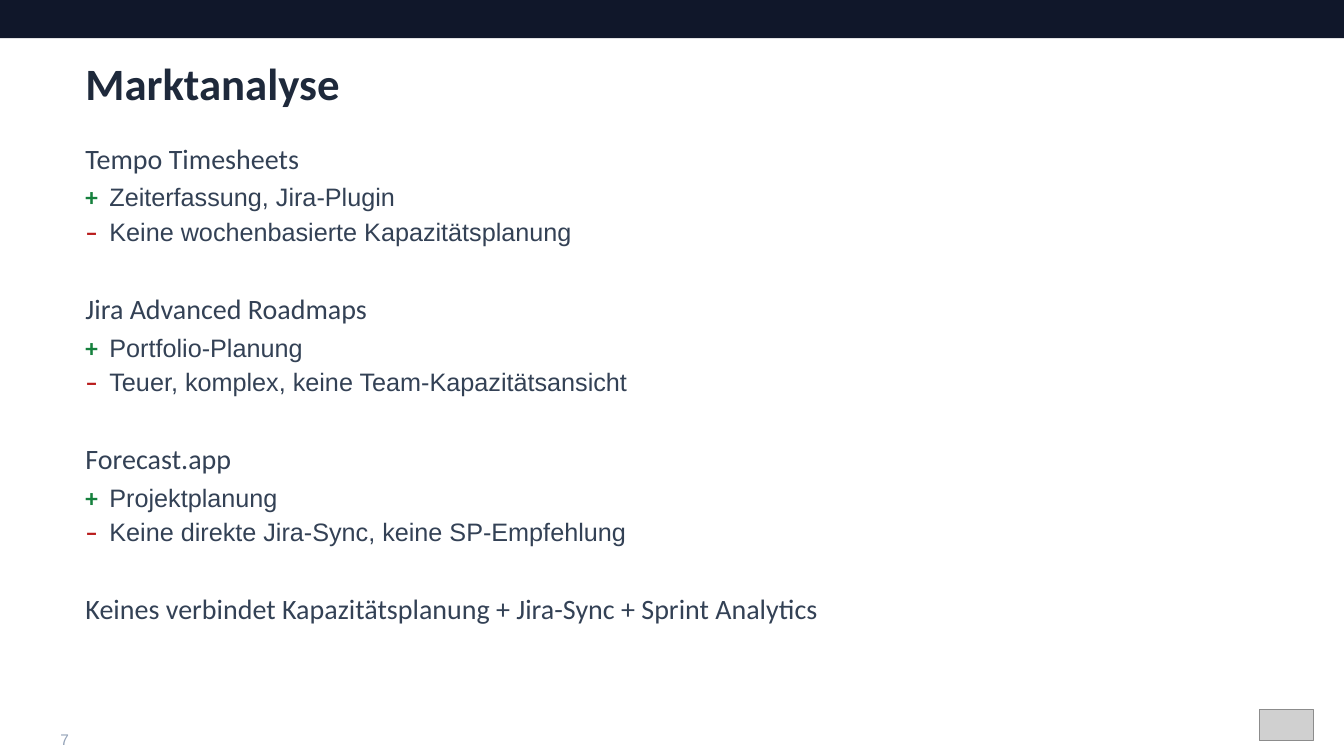
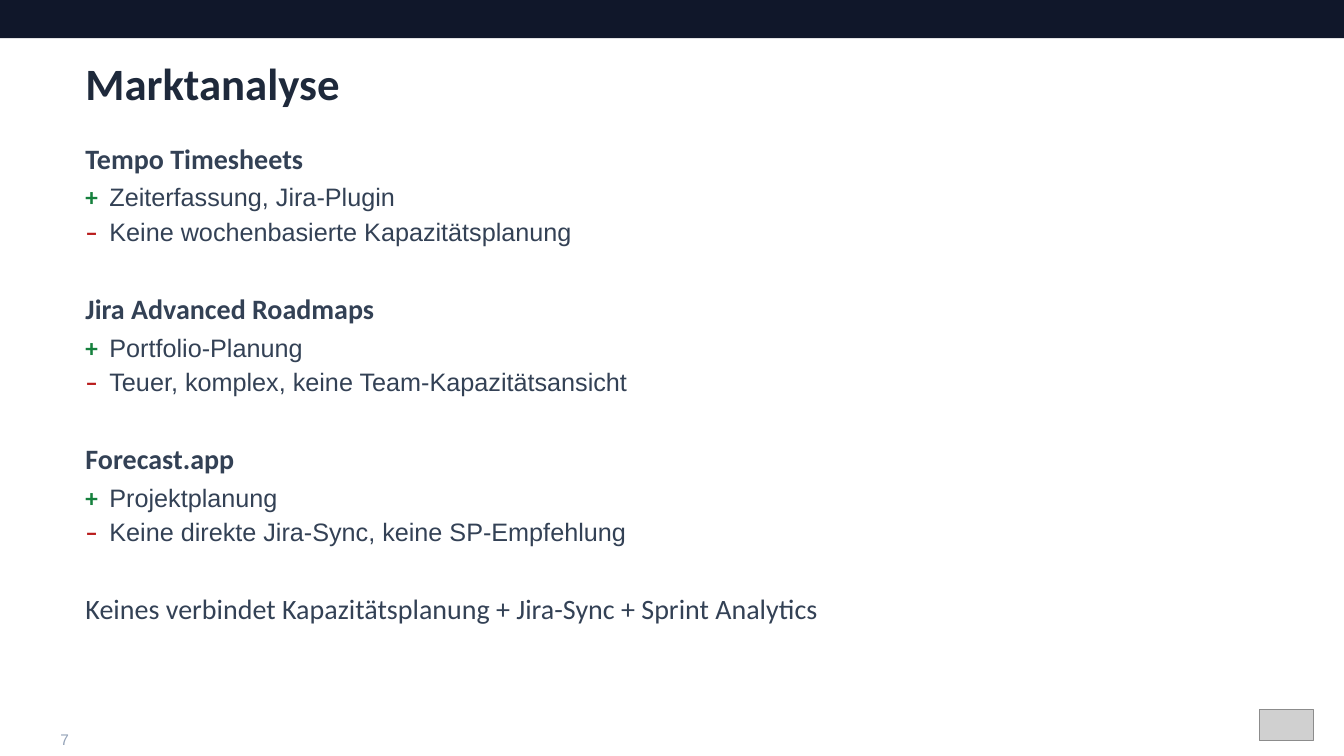
Before and after one commit to Timohone/sprintify, a slide deck: slide 7 of docs/Sprintify_Praesentation_final.pptx. Drawn at 1344x756 pixels with LibreOffice and Linux fonts; fonts in the diff are those of the drawing; grey boxes stand for pictures. Boxes give left, top, right and bottom in pixels: in the first picture for what was removed or moved away, otherwise in the second. Text is boxed around its words. In the diff, an @@ line names an element or a change of style, - is before the commit and + after.

```diff
--- a/docs/Sprintify_Praesentation_final.pptx
+++ b/docs/Sprintify_Praesentation_final.pptx
@@ text at (85, 149, 374, 474): bold on in "Tempo Timesheets", "Jira Advanced Roadmaps", "Forecast.app" @@
```
Also in this commit, not shown: 12 other slides changed.
